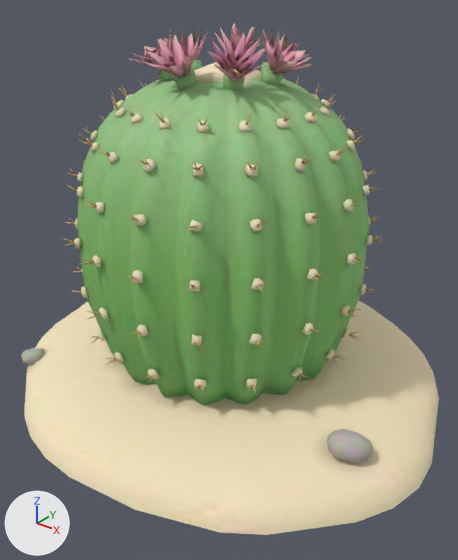
What one commit did to the glTF model public/env/barrel-cactus.glb.
Both versions are drawn from a 50 mm lens placed at (0.47, -0.592, 0.503), pointed at (0.019, -0.029, 0.154). Every picture has the same lights, and +X, +Y and +Z are marked at lower left. The older version comes first. Where no turn or scale is listed for an object, it has been applied to the vertices. Vertices at exactly the same position are counted once.

Names of what the first picture shows: 'barrel-cactus_body'.
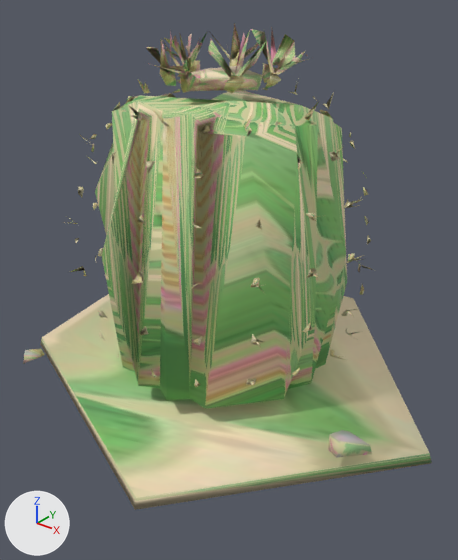
Where the newer file only moved an object's origin or applied its transform, the numbers keep the older frame.

Changed parts and their boxes [x1, y1, x2, y2] in the pictures (458 x 560 px):
'barrel-cactus_body', reshaped
    before: [21, 23, 439, 535]
    after: [23, 23, 432, 510]
part 1 of me_barrel_cactus_body, deleted
    before: [62, 25, 388, 398]
part 2 of me_barrel_cactus_body, cut back (mostly hidden afterwards)
    before: [21, 23, 439, 535]
    after: [137, 215, 145, 224]
part 3 of me_barrel_cactus_body, surface changed
    before: [99, 36, 358, 384]
    after: [83, 39, 354, 384]

Diff of the bpy script that builds the scene:
```diff
--- a/public/env/barrel-cactus.glb.py
+++ b/public/env/barrel-cactus.glb.py
@@ me_barrel_cactus_body @@
 # used by ob_barrel_cactus_body; location = (0.0, 0.0, 0.225)
-me_barrel_cactus_body.from_pydata(...)  # 4093 vertices, 6290 faces; spans x -0.304..0.304, y -0.282..0.282, z -0.225..0.225
+me_barrel_cactus_body.from_pydata(...)  # 779 vertices, 981 faces; spans x -0.298..0.3, y -0.269..0.274, z -0.225..0.225
+# me_barrel_cactus_body part 1: 173 loose pieces with 841 vertices, spanning x -0.204..0.186, y -0.208..0.19, z -0.144..0.223, are deleted
+# me_barrel_cactus_body part 2: 4 vertices moved within x -0.162..0.024, y -0.181..0.15, z -0.136..0.054; 2473 vertices removed from x -0.304..0.304, y -0.282..0.282, z -0.225..0.221
+# me_barrel_cactus_body part 3: 51 kept faces spanning x -0.182..0.196, y -0.158..0.145, z -0.142..0.222 get new texture (UV) coordinates
 me_barrel_cactus_body.materials.append(mat_barrel_cactus_body_pbr)
```
